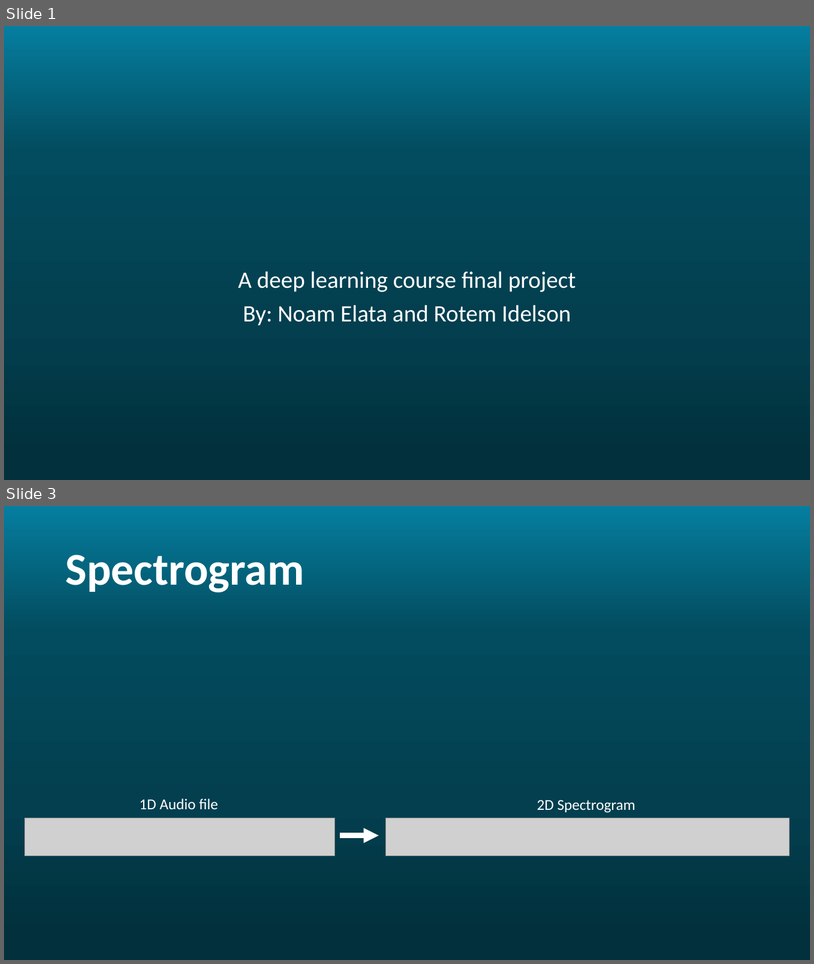
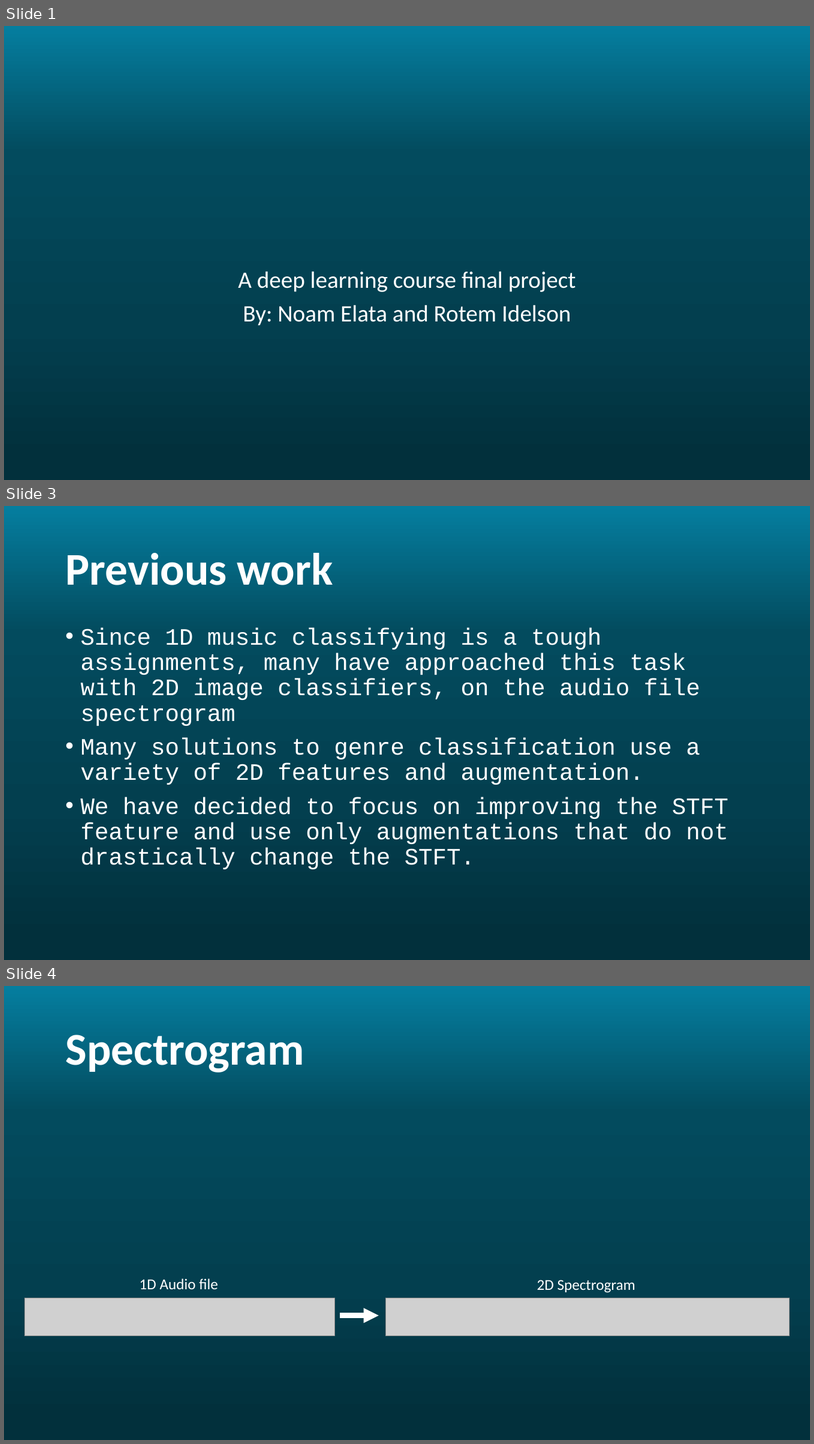
Before and after one commit to Rotem-and-Noam/Ada-STFT, a slide deck: images/AdaSTFT.pptx. Shown one above the other, each under a label of ours: slides 1 and 3 before the commit, slides 1, 3 and 4 after it; the slides between them are not shown. The pictures are 814x964 and 814x1444 pixels, drawn with LibreOffice and Linux fonts; fonts in the diff are those of the drawing; grey boxes stand for pictures; background and template pictures are left out. Boxes give left, top, right and bottom in pixels: in the first picture for what was removed or moved away, otherwise in the second. Text is boxed around its words. In the diff, an @@ line names an element or a change of style, - is before the commit and + after.

```diff
--- a/images/AdaSTFT.pptx
+++ b/images/AdaSTFT.pptx
@@ slide 3 added at box(4, 506, 810, 960), background gradient #057E9F to #034B5E to #033F50 to #02303C @@
@@ title added at box(65, 553, 333, 585), 54 pt, text #FFFFFF, bold @@
+Previous work
@@ text added at box(81, 627, 729, 869), 28 pt, text #FFFFFF @@
+• Since 1D music classifying is a tough assignments, many have approached this task with 2D image classifiers, on the audio file spectrogram
+• Many solutions to genre classification use a variety of 2D features and augmentation.
+• We have decided to focus on improving the STFT feature and use only augmentations that do not drastically change the STFT.
@@ what was slide 3 is now slide 4 @@
```
Also in this commit, not shown: 1 slide changed.
